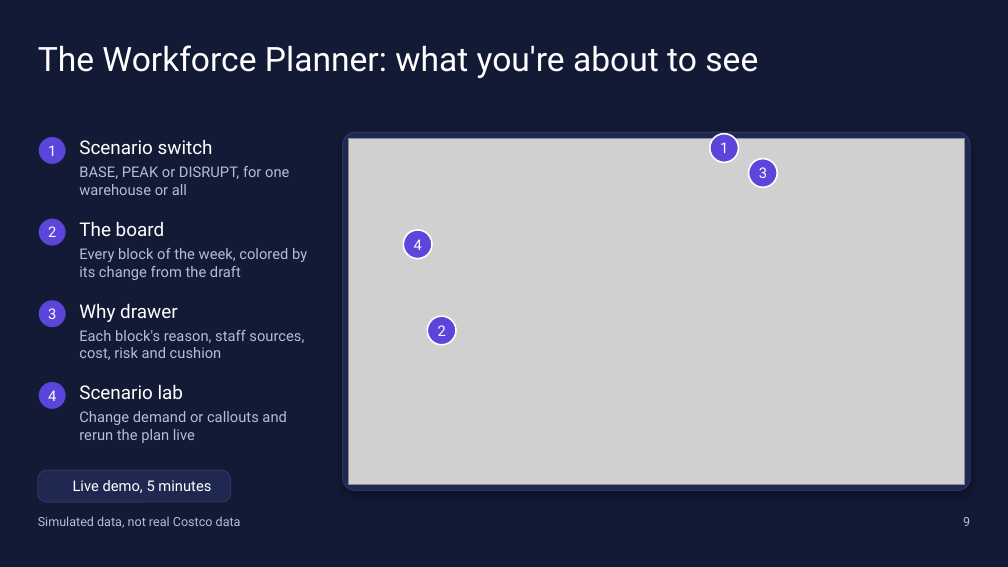
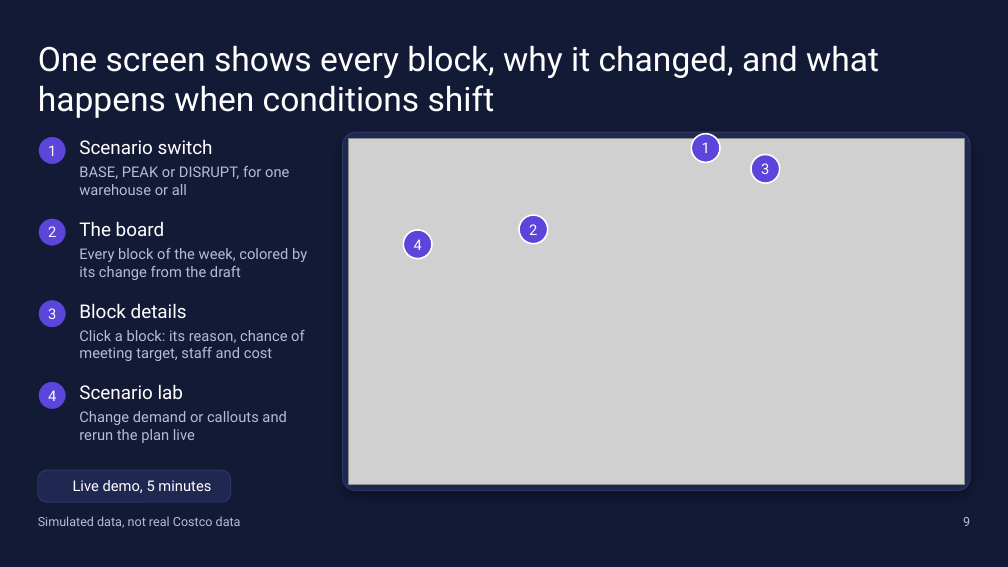
Before and after one commit to cgonztx-gif/misa-workforce-planner, a slide deck: slide 9 of deliverables/Costco_Workforce_Presentation.pptx. Drawn at 1008x567 pixels with LibreOffice and Linux fonts; fonts in the diff are those of the drawing; grey boxes stand for pictures; background and template pictures are left out. Boxes give left, top, right and bottom in pixels: in the first picture for what was removed or moved away, otherwise in the second. Text is boxed around its words. In the diff, an @@ line names an element or a change of style, - is before the commit and + after.

```diff
--- a/deliverables/Costco_Workforce_Presentation.pptx
+++ b/deliverables/Costco_Workforce_Presentation.pptx
@@ title at [38,45,879,118]: text changed @@
-The Workforce Planner: what you're about to see
+One screen shows every block, why it changed, and what happens when conditions shift
@@ text "1": place and size @@
-text "1" at [720,142,728,153]
+text "1" at [702,142,710,153]
@@ ellipse: place and size @@
-ellipse at [710,134,739,163]
+ellipse at [691,134,720,163]
@@ text "3": place and size @@
-text "3" at [759,167,767,178]
+text "3" at [761,163,769,174]
@@ ellipse: place and size @@
-ellipse at [749,159,777,188]
+ellipse at [751,154,780,183]
@@ text "2": place and size @@
-text "2" at [438,325,446,336]
+text "2" at [529,224,537,235]
@@ ellipse: place and size @@
-ellipse at [427,316,456,345]
+ellipse at [520,215,548,243]
@@ text at [79,304,187,318]: text changed @@
-Why drawer
+Block details
@@ text at [79,330,305,361]: text changed @@
-Each block's reason, staff sources, cost, risk and cushion
+Click a block: its reason, chance of meeting target, staff and cost
```
Also in this commit, not shown: 15 other slides changed, 35 other files.
